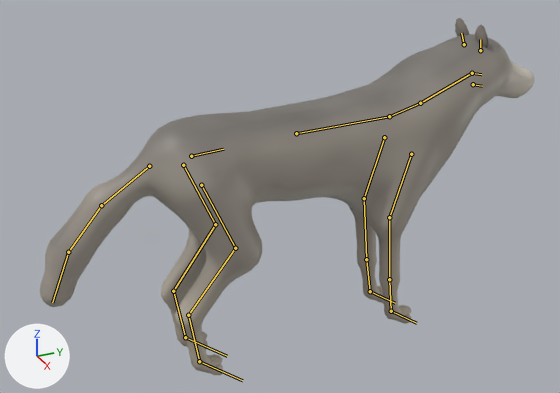
A saved change to the glTF model game/assets/animals/wolf.glb.
One viewpoint serves both versions: a 50 mm lens placed at (2.091, -1.12, 1.599), pointed at (-0.041, -0.16, 0.533). The axes (+X, +Y, +Z) are drawn at lower left. The lights are the same throughout. The first picture is the older version. The bones that change, and the others that lie on the model, are drawn over the model as lines. Objects named as collision shapes, trigger or cutter boxes, shadow casters or lower levels of detail are left out.

Objects in the first picture: 'Body_lod0'.
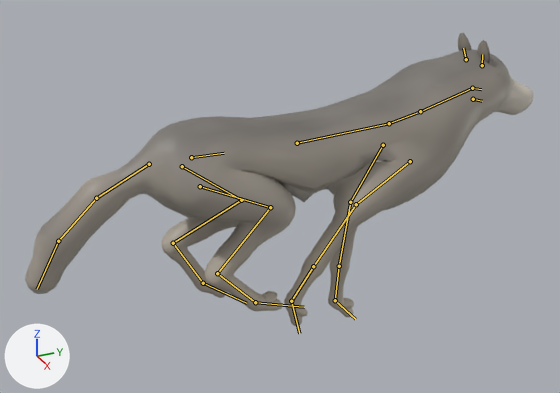
The newer file adds an action. The first version stands in its rest pose; the second is drawn at frame 9 of the action 'Run'.

The change, as JSON lines over the scene's bpy script:
```json
{"block": "bone_hips", "where": "bone_hips = bpy.data.objects['Armature'].pose.bones['hips']  # child of 'root'"}
{"op": "set", "path": "bone_hips.location", "old": "(0.0, 0.0, 0.0)", "new": "(0.0, 0.0, -0.004)"}
{"op": "set", "path": "bone_hips.rotation_quaternion", "old": "(1.0, 0.0, 0.0, 0.0)", "new": "(0.999, -0.039, 0.0, 0.0)", "note": "degrees (0, 0, 0) -> degrees (-4, 0, 0)"}
{"block": "bone_hind_upper_l", "where": "bone_hind_upper_l = bpy.data.objects['Armature'].pose.bones['hind_upper.l']  # child of 'hips'"}
{"op": "set", "path": "bone_hind_upper_l.rotation_quaternion", "old": "(1.0, 0.0, 0.0, 0.0)", "new": "(0.959, 0.282, 0.0, 0.0)", "note": "degrees (0, 0, 0) -> degrees (33, 0, 0)"}
{"block": "bone_hind_lower_l", "where": "bone_hind_lower_l = bpy.data.objects['Armature'].pose.bones['hind_lower.l']  # child of 'hind_upper.l'"}
{"op": "set", "path": "bone_hind_lower_l.rotation_quaternion", "old": "(1.0, 0.0, 0.0, 0.0)", "new": "(0.882, -0.472, 0.0, 0.0)", "note": "degrees (0, 0, 0) -> degrees (-56, 0, 0)"}
{"block": "bone_hind_foot_l", "where": "bone_hind_foot_l = bpy.data.objects['Armature'].pose.bones['hind_foot.l']  # child of 'hind_lower.l'"}
{"op": "set", "path": "bone_hind_foot_l.rotation_quaternion", "old": "(1.0, 0.0, 0.0, 0.0)", "new": "(0.914, 0.405, 0.0, 0.0)", "note": "degrees (0, 0, 0) -> degrees (48, 0, 0)"}
{"block": "bone_hind_toe_l", "where": "bone_hind_toe_l = bpy.data.objects['Armature'].pose.bones['hind_toe.l']  # child of 'hind_foot.l'"}
{"op": "set", "path": "bone_hind_toe_l.rotation_quaternion", "old": "(1.0, 0.0, 0.0, 0.0)", "new": "(0.989, -0.147, 0.0, 0.0)", "note": "degrees (0, 0, 0) -> degrees (-17, 0, 0)"}
{"block": "bone_hind_upper_r", "where": "bone_hind_upper_r = bpy.data.objects['Armature'].pose.bones['hind_upper.r']  # child of 'hips'"}
{"op": "set", "path": "bone_hind_upper_r.rotation_quaternion", "old": "(1.0, 0.0, 0.0, 0.0)", "new": "(0.926, 0.378, 0.0, 0.0)", "note": "degrees (0, 0, 0) -> degrees (44, 0, 0)"}
{"block": "bone_hind_lower_r", "where": "bone_hind_lower_r = bpy.data.objects['Armature'].pose.bones['hind_lower.r']  # child of 'hind_upper.r'"}
{"op": "set", "path": "bone_hind_lower_r.rotation_quaternion", "old": "(1.0, 0.0, 0.0, 0.0)", "new": "(0.92, -0.391, 0.0, 0.0)", "note": "degrees (0, 0, 0) -> degrees (-46, 0, 0)"}
{"block": "bone_hind_foot_r", "where": "bone_hind_foot_r = bpy.data.objects['Armature'].pose.bones['hind_foot.r']  # child of 'hind_lower.r'"}
{"op": "set", "path": "bone_hind_foot_r.rotation_quaternion", "old": "(1.0, 0.0, 0.0, 0.0)", "new": "(0.942, 0.335, 0.0, 0.0)", "note": "degrees (0, 0, 0) -> degrees (39, 0, 0)"}
{"block": "bone_hind_toe_r", "where": "bone_hind_toe_r = bpy.data.objects['Armature'].pose.bones['hind_toe.r']  # child of 'hind_foot.r'"}
{"op": "set", "path": "bone_hind_toe_r.rotation_quaternion", "old": "(1.0, 0.0, 0.0, 0.0)", "new": "(0.993, -0.12, 0.0, 0.0)", "note": "degrees (0, 0, 0) -> degrees (-14, 0, 0)"}
{"block": "bone_spine", "where": "bone_spine = bpy.data.objects['Armature'].pose.bones['spine']  # child of 'hips'"}
{"op": "set", "path": "bone_spine.rotation_quaternion", "old": "(1.0, 0.0, 0.0, 0.0)", "new": "(0.999, 0.049, 0.0, 0.0)", "note": "degrees (0, 0, 0) -> degrees (6, 0, 0)"}
{"block": "bone_chest", "where": "bone_chest = bpy.data.objects['Armature'].pose.bones['chest']  # child of 'spine'"}
{"op": "set", "path": "bone_chest.rotation_quaternion", "old": "(1.0, 0.0, 0.0, 0.0)", "new": "(1.0, -0.029, 0.0, 0.0)", "note": "degrees (0, 0, 0) -> degrees (-3, 0, 0)"}
{"block": "bone_front_upper_l", "where": "bone_front_upper_l = bpy.data.objects['Armature'].pose.bones['front_upper.l']  # child of 'chest'"}
{"op": "set", "path": "bone_front_upper_l.rotation_quaternion", "old": "(1.0, 0.0, 0.0, 0.0)", "new": "(0.995, -0.101, 0.0, 0.0)", "note": "degrees (0, 0, 0) -> degrees (-12, 0, 0)"}
{"block": "bone_front_upper_r", "where": "bone_front_upper_r = bpy.data.objects['Armature'].pose.bones['front_upper.r']  # child of 'chest'"}
{"op": "set", "path": "bone_front_upper_r.rotation_quaternion", "old": "(1.0, 0.0, 0.0, 0.0)", "new": "(0.942, -0.335, 0.0, 0.0)", "note": "degrees (0, 0, 0) -> degrees (-39, 0, 0)"}
{"block": "bone_neck", "where": "bone_neck = bpy.data.objects['Armature'].pose.bones['neck']  # child of 'chest'"}
{"op": "set", "path": "bone_neck.rotation_quaternion", "old": "(1.0, 0.0, 0.0, 0.0)", "new": "(0.999, -0.04, 0.0, 0.0)", "note": "degrees (0, 0, 0) -> degrees (-5, 0, 0)"}
{"block": "bone_head", "where": "bone_head = bpy.data.objects['Armature'].pose.bones['head']  # child of 'neck'"}
{"op": "set", "path": "bone_head.rotation_quaternion", "old": "(1.0, 0.0, 0.0, 0.0)", "new": "(0.999, 0.035, 0.0, 0.0)", "note": "degrees (0, 0, 0) -> degrees (4, 0, 0)"}
{"block": "bone_tail_1", "where": "bone_tail_1 = bpy.data.objects['Armature'].pose.bones['tail.1']  # child of 'hips'"}
{"op": "set", "path": "bone_tail_1.rotation_quaternion", "old": "(1.0, 0.0, 0.0, 0.0)", "new": "(1.0, 0.028, 0.0, 0.0)", "note": "degrees (0, 0, 0) -> degrees (3, 0, 0)"}
{"block": "bone_tail_2", "where": "bone_tail_2 = bpy.data.objects['Armature'].pose.bones['tail.2']  # child of 'tail.1'"}
{"op": "set", "path": "bone_tail_2.rotation_quaternion", "old": "(1.0, 0.0, 0.0, 0.0)", "new": "(0.999, -0.023, 0.001, -0.033)", "note": "degrees (0, 0, 0) -> degrees (-3, 0, -4)"}
```

Boxes (x1, y1, x2, y2) around the edits, measured in the pictures (560 x 393 px):
```json
{"object": "Body_lod0", "change": "posed", "before": [40, 18, 534, 375], "after": [25, 33, 534, 326], "on screen": "18% shorter"}
{"bone": "hips", "before": "(191, 156) to (223, 149)", "after": "(191, 157) to (224, 153)"}
{"bone": "hind_upper.l", "before": "(183, 165) to (215, 224)", "after": "(182, 166) to (241, 200)"}
{"bone": "hind_lower.l", "before": "(215, 224) to (173, 291)", "after": "(241, 200) to (173, 243)"}
{"bone": "hind_foot.l", "before": "(173, 291) to (185, 337)", "after": "(173, 243) to (203, 283)"}
{"bone": "hind_toe.l", "before": "(185, 337) to (227, 356)", "after": "(203, 283) to (246, 303)"}
{"bone": "hind_upper.r", "before": "(201, 185) to (235, 248)", "after": "(200, 186) to (270, 207)"}
{"bone": "hind_lower.r", "before": "(235, 248) to (188, 315)", "after": "(270, 207) to (217, 273)"}
{"bone": "hind_foot.r", "before": "(188, 315) to (199, 361)", "after": "(217, 273) to (255, 302)"}
{"bone": "hind_toe.r", "before": "(199, 361) to (242, 380)", "after": "(255, 302) to (304, 307)"}
{"bone": "spine", "before": "(296, 133) to (389, 116)", "after": "(297, 143) to (389, 123)"}
{"bone": "chest", "before": "(389, 116) to (420, 103)", "after": "(389, 123) to (420, 111)"}
{"bone": "front_upper.l", "before": "(384, 137) to (364, 198)", "after": "(383, 145) to (350, 202)"}
{"bone": "front_upper.r", "before": "(411, 154) to (389, 217)", "after": "(410, 161) to (356, 204)"}
{"bone": "neck", "before": "(420, 103) to (472, 73)", "after": "(420, 111) to (472, 88)"}
{"bone": "head", "before": "(472, 73) to (481, 74)", "after": "(472, 88) to (481, 89)"}
{"bone": "tail.1", "before": "(149, 166) to (101, 205)", "after": "(149, 164) to (96, 198)"}
{"bone": "tail.2", "before": "(101, 205) to (68, 252)", "after": "(96, 198) to (58, 241)"}
```
